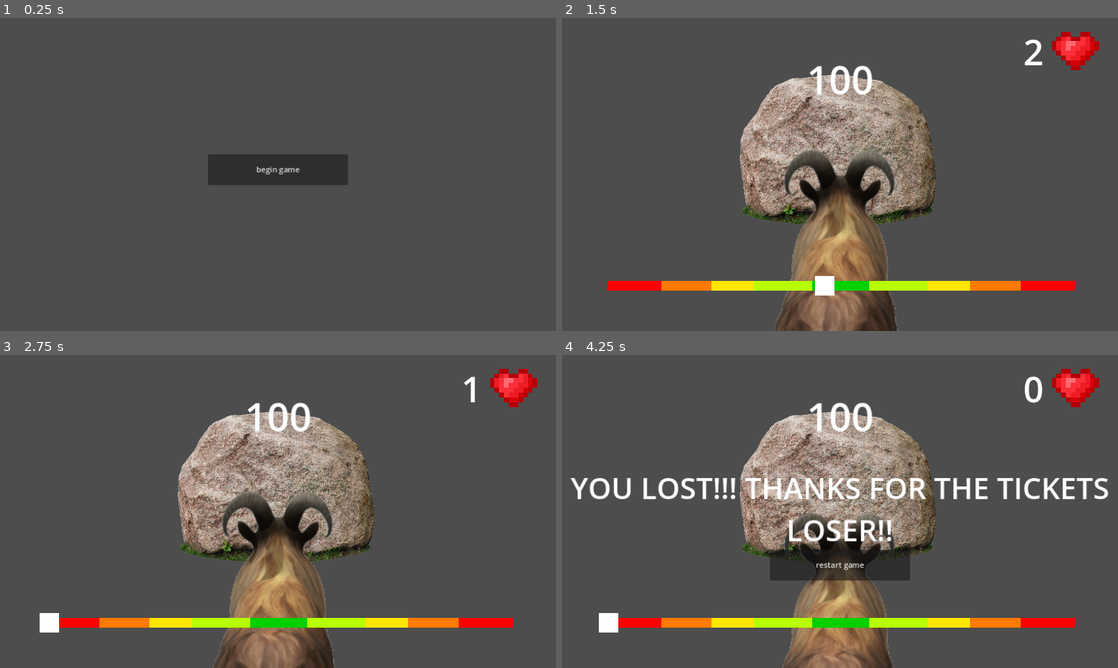
Above: before the commit, frames 1-4 (two rows, left to right).
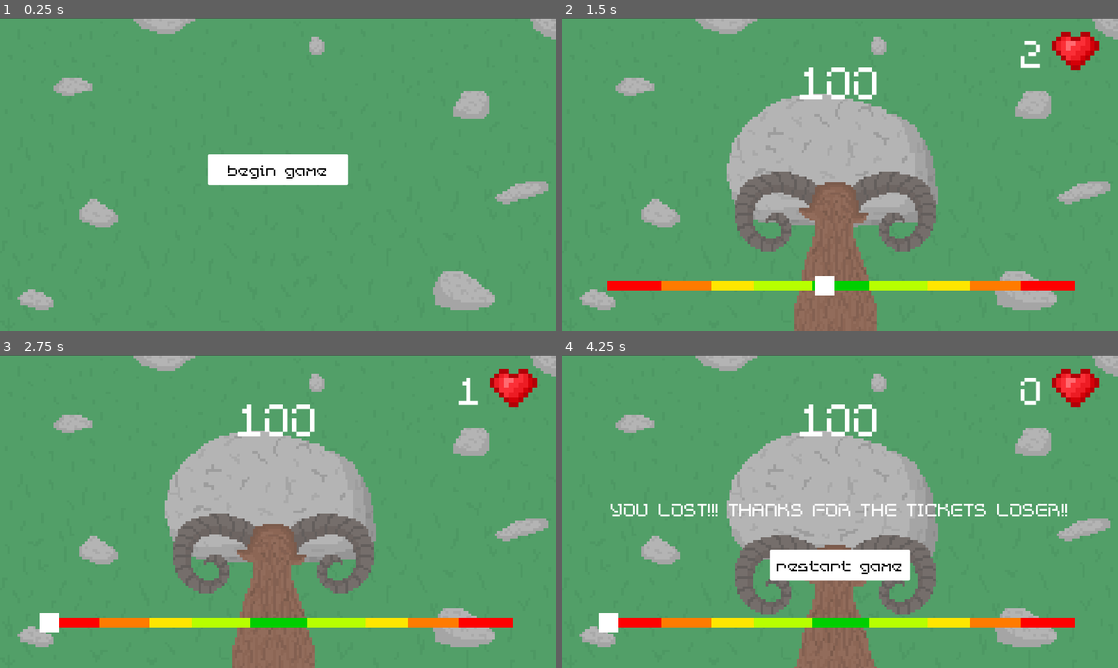
Above: after the commit, the same moments.

Repository: Millikan-Coding-Club/Carnival-Game-2024
Game: Godot game, scene res://scenes/game.tscn
The game is run twice, just before and just after one commit, with the same random seed, the same clock (stepped at 60 frames per second) and the same inputs.
Inputs:
- Up to frame 1 (0.25 s): no input
- Up to frame 2 (1.5 s): click "begin game" at 0.5 s; tap Enter at 1.25 s; hold Space from 1.28 s (still down)
- Up to frame 3 (2.75 s): release Space at 2.03 s; tap Space at 2.1, 2.27, 2.57 s
- Up to frame 4 (4.25 s): hold Space 2.78-3.53 s; tap Space at 3.6, 3.77, 4.07 s

The runs differ from the first frame. In frame 1, 100% of the frame differs, in the area x 0-100%, y 0-100%; in frame 2, 93%; in frame 3, 93%; in frame 4, 93%.

Commit message:
sprite and ui update

Diff:
--- /dev/null
+++ b/carnival-game-2024/other/button.tres
@@ -0,0 +1,57 @@
+[gd_resource type="Theme" load_steps=6 format=3 uid="uid://km8xrvukckrm"]
+
+[ext_resource type="FontFile" uid="uid://dqb4qpxlieq3k" path="res://other/MemoryPro.ttf" id="1_dgopn"]
+
+[sub_resource type="StyleBoxEmpty" id="StyleBoxEmpty_mufnh"]
+
+[sub_resource type="StyleBoxEmpty" id="StyleBoxEmpty_384fj"]
+
+[sub_resource type="StyleBoxFlat" id="StyleBoxFlat_c2kwh"]
+content_margin_left = 4.0
+content_margin_top = 4.0
+content_margin_right = 4.0
+content_margin_bottom = 4.0
+bg_color = Color(0.641934, 0.641934, 0.641934, 1)
+corner_radius_top_left = 3
+corner_radius_top_right = 3
+corner_radius_bottom_right = 3
+corner_radius_bottom_left = 3
+corner_detail = 5
+
+[sub_resource type="StyleBoxFlat" id="StyleBoxFlat_06x1t"]
+content_margin_left = 4.0
+content_margin_top = 4.0
+content_margin_right = 4.0
+content_margin_bottom = 4.0
+bg_color = Color(1, 1, 1, 1)
+corner_radius_top_left = 3
+corner_radius_top_right = 3
+corner_radius_bottom_right = 3
+corner_radius_bottom_left = 3
+corner_detail = 5
+
+[resource]
+Button/colors/font_color = Color(0, 0, 0, 1)
+Button/colors/font_disabled_color = Color(0.875, 0.875, 0.875, 0.5)
+Button/colors/font_focus_color = Color(0.95, 0.95, 0.95, 1)
+Button/colors/font_hover_color = Color(0.95, 0.95, 0.95, 1)
+Button/colors/font_hover_pressed_color = Color(1, 1, 1, 1)
+Button/colors/font_outline_color = Color(0, 0, 0, 1)
+Button/colors/font_pressed_color = Color(1, 1, 1, 1)
+Button/colors/icon_disabled_color = Color(1, 1, 1, 0.4)
+Button/colors/icon_focus_color = Color(1, 1, 1, 1)
+Button/colors/icon_hover_color = Color(1, 1, 1, 1)
+Button/colors/icon_hover_pressed_color = Color(1, 1, 1, 1)
+Button/colors/icon_normal_color = Color(1, 1, 1, 1)
+Button/colors/icon_pressed_color = Color(1, 1, 1, 1)
+Button/constants/align_to_largest_stylebox = 0
+Button/constants/h_separation = 4
+Button/constants/icon_max_width = 0
+Button/constants/outline_size = 0
+Button/font_sizes/font_size = 51
+Button/fonts/font = ExtResource("1_dgopn")
+Button/styles/disabled = SubResource("StyleBoxEmpty_mufnh")
+Button/styles/focus = SubResource("StyleBoxEmpty_384fj")
+Button/styles/hover = SubResource("StyleBoxFlat_c2kwh")
+Button/styles/normal = SubResource("StyleBoxFlat_06x1t")
+Button/styles/pressed = SubResource("StyleBoxFlat_c2kwh")
--- a/carnival-game-2024/project.godot
+++ b/carnival-game-2024/project.godot
@@ -18,3 +18,7 @@
 [display]
 
 window/stretch/mode="canvas_items"
+
+[rendering]
+
+textures/canvas_textures/default_texture_filter=0
--- a/carnival-game-2024/scenes/game.tscn
+++ b/carnival-game-2024/scenes/game.tscn
@@ -1,14 +1,32 @@
-[gd_scene load_steps=11 format=3 uid="uid://b48pudkrmh6xu"]
+[gd_scene load_steps=13 format=3 uid="uid://b48pudkrmh6xu"]
 
 [ext_resource type="PackedScene" uid="uid://rb8umd20fs5n" path="res://scenes/bar.tscn" id="1_71850"]
 [ext_resource type="Script" path="res://scenes/SIGMAOMEGASCRIPT.gd" id="1_lg64t"]
 [ext_resource type="PackedScene" uid="uid://djs7dyphqh4br" path="res://scenes/ui.tscn" id="2_0c5ve"]
-[ext_resource type="Texture2D" uid="uid://br27e42eddwg1" path="res://sprites/bigrock.png" id="2_rlstg"]
-[ext_resource type="Texture2D" uid="uid://wpvgh5q3o2dx" path="res://sprites/ramplaceholder.png" id="4_ffiev"]
+[ext_resource type="Texture2D" uid="uid://b1bfbkctwwycu" path="res://sprites/grass.png" id="2_kmie0"]
+[ext_resource type="FontFile" uid="uid://dqb4qpxlieq3k" path="res://other/MemoryPro.ttf" id="4_lc4ex"]
+[ext_resource type="Texture2D" uid="uid://vun2nvo1vu0y" path="res://sprites/rock.png" id="4_t04sf"]
+[ext_resource type="Texture2D" uid="uid://c4733td4n5aw1" path="res://sprites/ram.png" id="5_mjj61"]
 [ext_resource type="Texture2D" uid="uid://ciu2kgwffal7b" path="res://sprites/heart.png" id="6_0q6hn"]
 
 [sub_resource type="LabelSettings" id="LabelSettings_gtu2c"]
-font_size = 96
+font = ExtResource("4_lc4ex")
+font_size = 165
+
+[sub_resource type="Animation" id="Animation_rl7al"]
+length = 0.001
+tracks/0/type = "value"
+tracks/0/imported = false
+tracks/0/enabled = true
+tracks/0/path = NodePath(".:position")
+tracks/0/interp = 1
+tracks/0/loop_wrap = true
+tracks/0/keys = {
+"times": PackedFloat32Array(0),
+"transitions": PackedFloat32Array(1),
+"update": 0,
+"values": [Vector2(1, 123)]
+}
 
 [sub_resource type="Animation" id="Animation_frytx"]
 resource_name = "charge"
@@ -27,21 +45,6 @@
 "values": [Vector2(1, 123), Vector2(1, 61), Vector2(1, 123)]
 }
 
-[sub_resource type="Animation" id="Animation_rl7al"]
-length = 0.001
-tracks/0/type = "value"
-tracks/0/imported = false
-tracks/0/enabled = true
-tracks/0/path = NodePath(".:position")
-tracks/0/interp = 1
-tracks/0/loop_wrap = true
-tracks/0/keys = {
-"times": PackedFloat32Array(0),
-"transitions": PackedFloat32Array(1),
-"update": 0,
-"values": [Vector2(1, 123)]
-}
-
 [sub_resource type="AnimationLibrary" id="AnimationLibrary_1n2bg"]
 _data = {
 "RESET": SubResource("Animation_rl7al"),
@@ -50,6 +53,12 @@
 
 [node name="game" type="Node2D"]
 script = ExtResource("1_lg64t")
+
+[node name="Grass" type="Sprite2D" parent="."]
+texture_filter = 1
+position = Vector2(0.0163901, 3)
+scale = Vector2(5.34016, 5.34016)
+texture = ExtResource("2_kmie0")
 
 [node name="Heart" type="Sprite2D" parent="."]
 texture_filter = 1
@@ -69,14 +78,16 @@
 horizontal_alignment = 2
 
 [node name="rock" type="Sprite2D" parent="."]
-position = Vector2(-4, -59)
-scale = Vector2(0.725673, 0.725673)
-texture = ExtResource("2_rlstg")
+texture_filter = 1
+position = Vector2(-5, -18)
+scale = Vector2(5.34, 5.34)
+texture = ExtResource("4_t04sf")
 
 [node name="ram" type="Sprite2D" parent="."]
+texture_filter = 1
 position = Vector2(1, 123)
-scale = Vector2(1.98889, 1.98889)
-texture = ExtResource("4_ffiev")
+scale = Vector2(5.34, 5.34)
+texture = ExtResource("5_mjj61")
 
 [node name="Camera" type="Camera2D" parent="."]
 
--- a/carnival-game-2024/scenes/ui.tscn
+++ b/carnival-game-2024/scenes/ui.tscn
@@ -1,11 +1,15 @@
-[gd_scene load_steps=4 format=3 uid="uid://djs7dyphqh4br"]
+[gd_scene load_steps=6 format=3 uid="uid://djs7dyphqh4br"]
 
 [ext_resource type="Script" path="res://scripts/ui.gd" id="1_omc0q"]
+[ext_resource type="FontFile" uid="uid://dqb4qpxlieq3k" path="res://other/MemoryPro.ttf" id="2_d4o53"]
+[ext_resource type="Theme" uid="uid://km8xrvukckrm" path="res://other/button.tres" id="2_dab18"]
 
 [sub_resource type="LabelSettings" id="LabelSettings_muj8u"]
-font_size = 81
+font = ExtResource("2_d4o53")
+font_size = 150
 
 [sub_resource type="LabelSettings" id="LabelSettings_31nwi"]
+font = ExtResource("2_d4o53")
 font_size = 61
 
 [node name="UI" type="Control"]
@@ -30,6 +34,7 @@
 offset_bottom = 22.0
 grow_horizontal = 2
 grow_vertical = 2
+theme = ExtResource("2_dab18")
 text = "begin game"
 
 [node name="RestartButton" type="Button" parent="."]
@@ -46,6 +51,7 @@
 offset_bottom = 143.0
 grow_horizontal = 2
 grow_vertical = 2
+theme = ExtResource("2_dab18")
 text = "restart game"
 
 [node name="HealthLabel" type="Label" parent="."]
--- a/carnival-game-2024/scripts/ui.gd
+++ b/carnival-game-2024/scripts/ui.gd
@@ -43,6 +43,7 @@
 func next_level():
 	rock.hide()
 	middle_text.show()
+	middle_text.text = 'YOU PASSED LEVEL ' + str(level)
 	await get_tree().create_timer(2).timeout
 	rock.show()
 	middle_text.hide()
Binary file added: carnival-game-2024/other/MemoryPro.ttf
Not shown, added: carnival-game-2024/other/MemoryPro.ttf.import
Binary file added: carnival-game-2024/sprites/grass.png
Not shown, added: carnival-game-2024/sprites/grass.png.import
Binary file added: carnival-game-2024/sprites/ram.png
Not shown, added: carnival-game-2024/sprites/ram.png.import
Binary file added: carnival-game-2024/sprites/rock.png
Not shown, added: carnival-game-2024/sprites/rock.png.import
